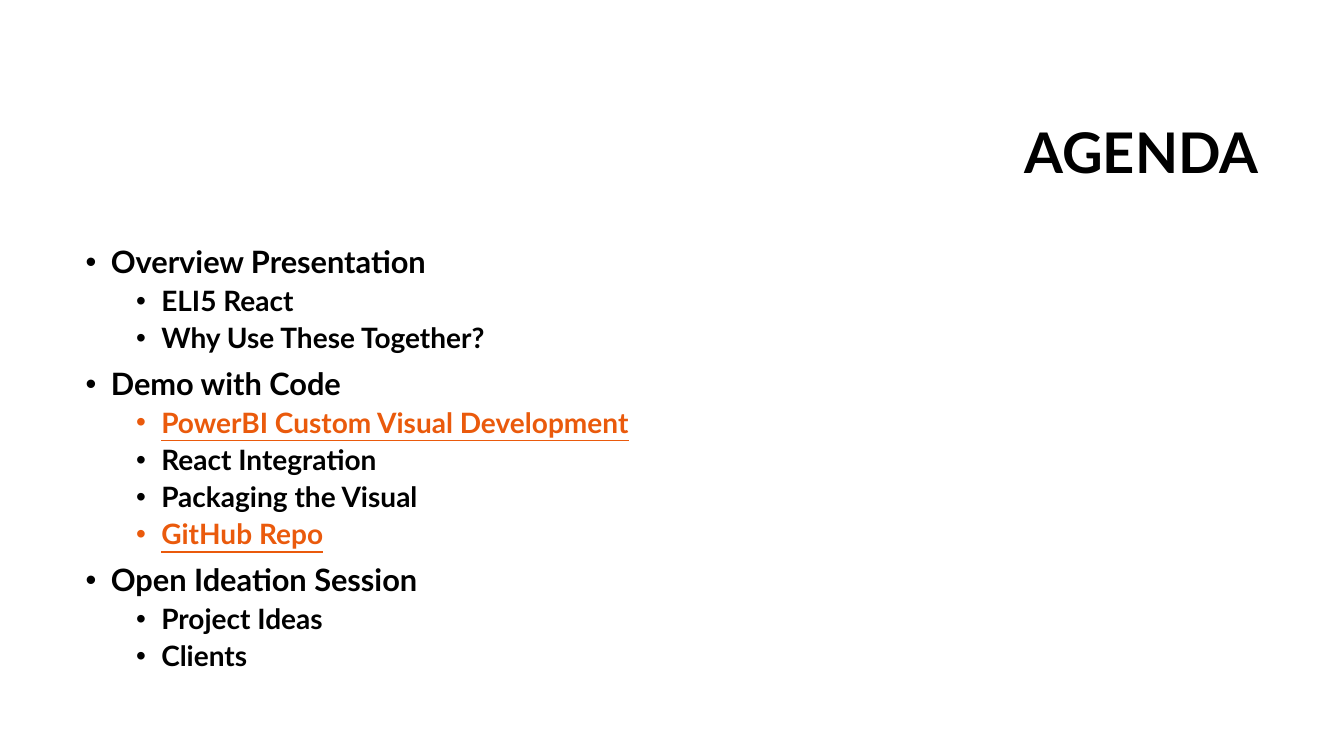
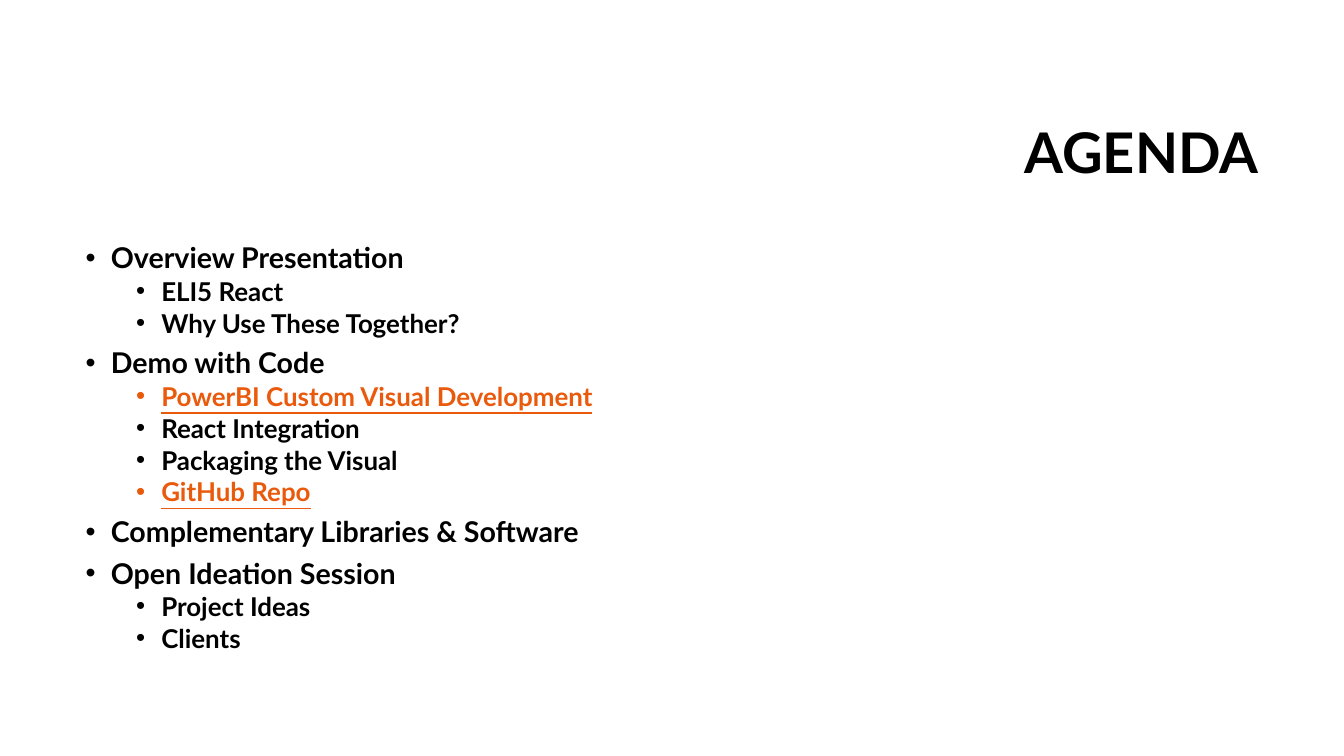
Before and after one commit to mjn1021/bubbles, a slide deck: slide 2 of docs/Power BI & React.pptx. Drawn at 1344x756 pixels with LibreOffice and Linux fonts; fonts in the diff are those of the drawing; background and template pictures are left out. Boxes give left, top, right and bottom in pixels: in the first picture for what was removed or moved away, otherwise in the second. Text is boxed around its words. In the diff, an @@ line names an element or a change of style, - is before the commit and + after.

```diff
--- a/docs/Power BI & React.pptx
+++ b/docs/Power BI & React.pptx
@@ text at (x1=111, y1=246, x2=593, y2=649): size 22 to 20.4 pt in "Overview Presentation", "Demo with Code", "Open Ideation Session"; size 20 to 18.5 pt in "ELI5 React", "Why Use These Together?", "PowerBI Custom Visual Development", "React Integration" and 4 more places; line spacing 0.9 to 0.8 @@
@@ text at (x1=111, y1=520, x2=579, y2=547): paragraph added @@
+• Complementary Libraries & Software
```
Also in this commit, not shown: 1 other slide changed, 1 slide added, 2 other files.
